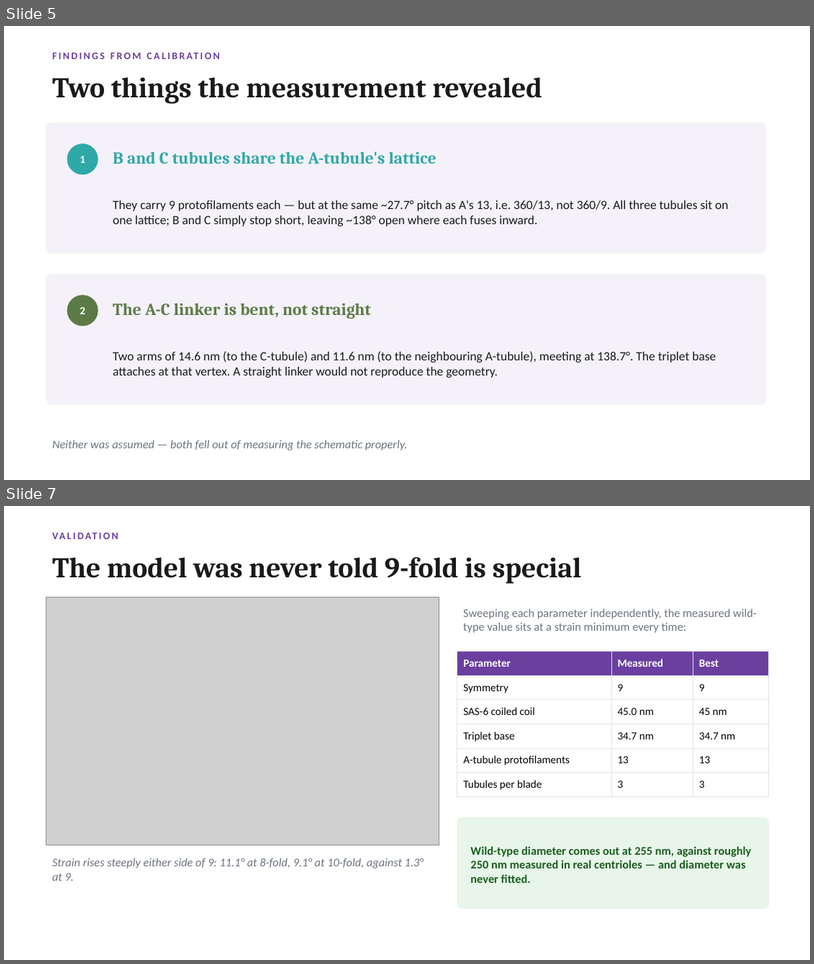
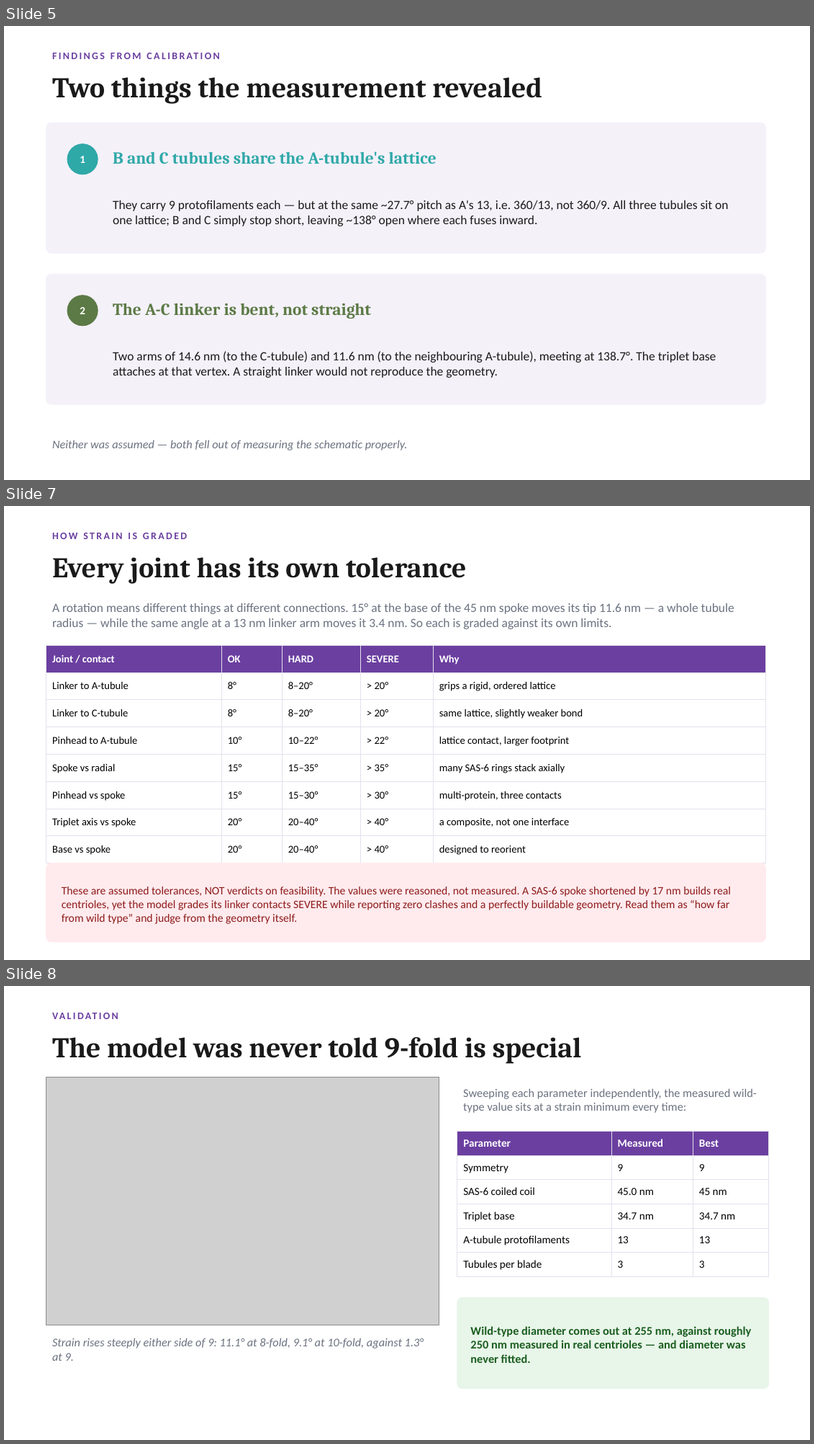
Before and after one commit to UPGON/CenGeometry, a slide deck: presentations/01_CenGeometry_Introduction.pptx. Shown one above the other, each under a label of ours: slides 5 and 7 before the commit, slides 5, 7 and 8 after it; the slides between them are not shown. The pictures are 814x964 and 814x1444 pixels, drawn with LibreOffice and Linux fonts; fonts in the diff are those of the drawing; grey boxes stand for pictures. Boxes give left, top, right and bottom in pixels: in the first picture for what was removed or moved away, otherwise in the second. Text is boxed around its words. In the diff, an @@ line names an element or a change of style, - is before the commit and + after.

```diff
--- a/presentations/01_CenGeometry_Introduction.pptx
+++ b/presentations/01_CenGeometry_Introduction.pptx
@@ slide 7 added at [4,506,810,960], background #FFFFFF @@
@@ text added at [52,533,187,539], 12 pt, text #6B3FA0, bold @@
+HOW STRAIN IS GRADED
@@ text added at [52,557,466,584], 34 pt, text #1A1A1A, bold @@
+Every joint has its own tolerance
@@ text added at [52,603,735,629], 15 pt, text #6B7280 @@
+A rotation means different things at different connections. 15° at the base of the 45 nm spoke moves its tip 11.6 nm — a whole tubule radius — while the same angle at a 13 nm linker arm moves it 3.4 nm. So each is graded against its own limits.
@@ table added at [46,645,766,857], 8 rows, 5 columns @@
+Joint / contact | OK | HARD | SEVERE | Why
+Linker to A-tubule | 8° | 8–20° | > 20° | grips a rigid, ordered lattice
+Linker to C-tubule | 8° | 8–20° | > 20° | same lattice, slightly weaker bond
+Pinhead to A-tubule | 10° | 10–22° | > 22° | lattice contact, larger footprint
+Spoke vs radial | 15° | 15–35° | > 35° | many SAS-6 rings stack axially
+Pinhead vs spoke | 15° | 15–30° | > 30° | multi-protein, three contacts
+Triplet axis vs spoke | 20° | 20–40° | > 40° | a composite, not one interface
+Base vs spoke | 20° | 20–40° | > 40° | designed to reorient
@@ rounded rectangle added at [46,863,766,942], fill #FFEBEE, outline #FFEBEE 1 pt @@
@@ text added at [62,886,731,924], 13.5 pt, text #8E1B1B @@
+These are assumed tolerances, NOT verdicts on feasibility. The values were reasoned, not measured. A SAS-6 spoke shortened by 17 nm builds real centrioles, yet the model grades its linker contacts SEVERE while reporting zero clashes and a perfectly buildable geometry. Read them as “how far from wild type” and judge from the geometry itself.
@@ what was slide 7 is now slide 8 @@
```
Also in this commit, not shown: 3 slides changed, 3 other files.
